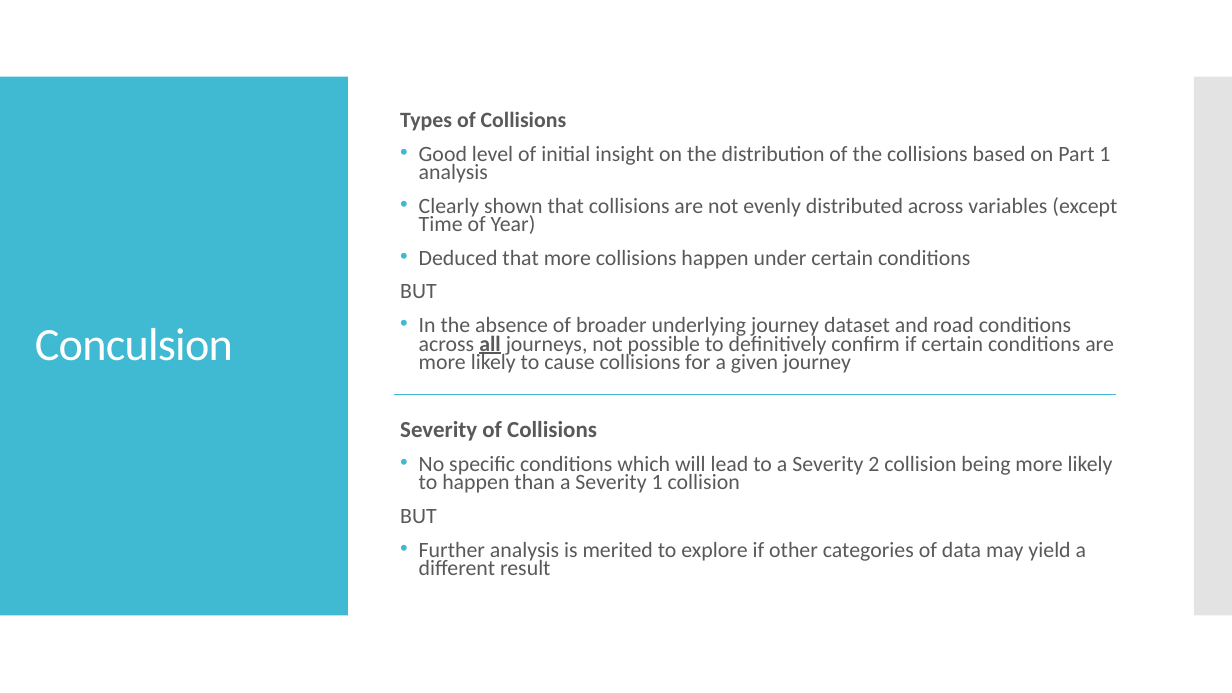
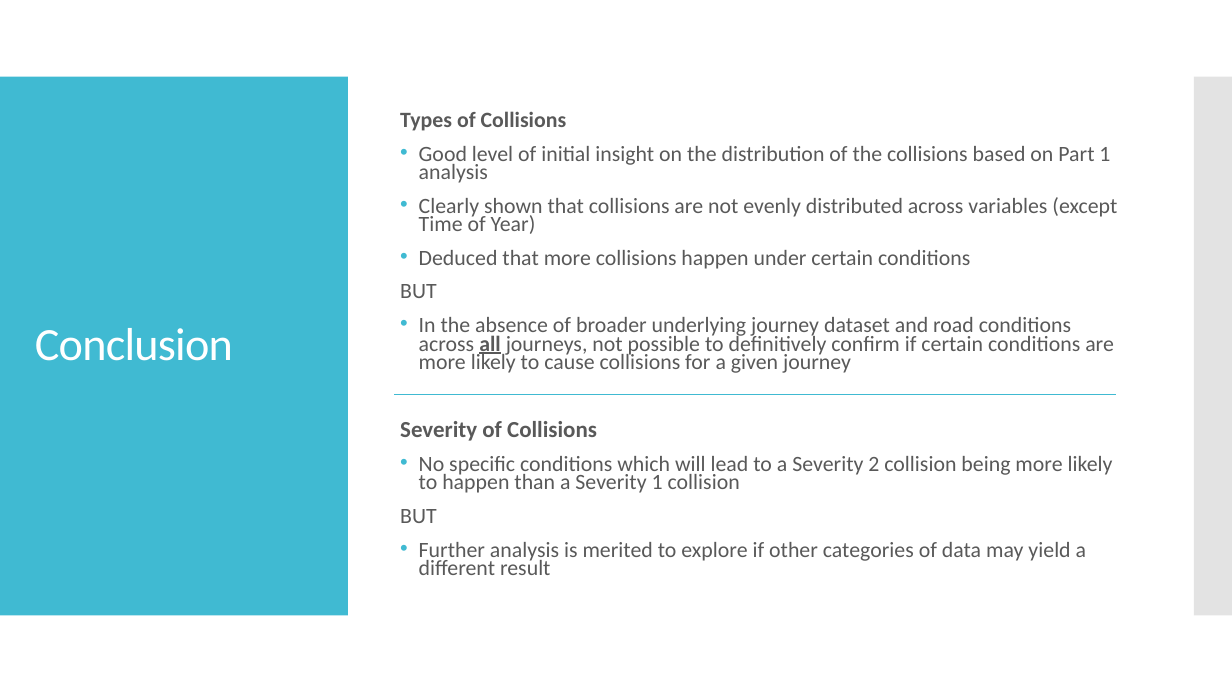
Before and after one commit to andymksin/Coursera_Capstone, a slide deck: slide 10 of Capstone Presentation.pptx (slide 8 before the commit). Drawn at 1232x693 pixels with LibreOffice and Linux fonts; fonts in the diff are those of the drawing. Boxes give left, top, right and bottom in pixels: in the first picture for what was removed or moved away, otherwise in the second. Text is boxed around its words. In the diff, an @@ line names an element or a change of style, - is before the commit and + after.

```diff
--- a/Capstone Presentation.pptx
+++ b/Capstone Presentation.pptx
@@ title at (35, 328, 233, 361): text changed @@
-Conculsion
+Conclusion
```
Also in this commit, not shown: 1 other slide changed, 2 slides added.
